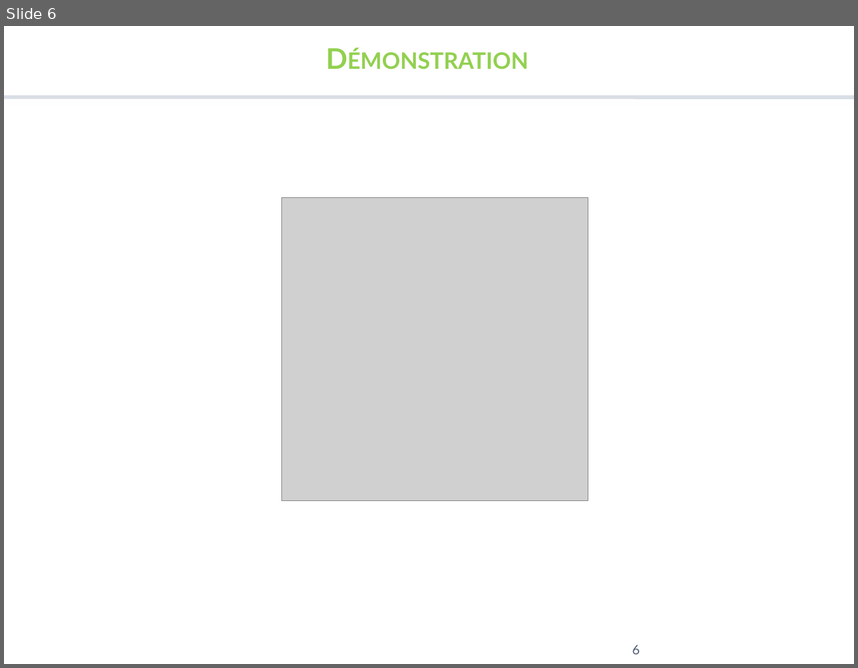
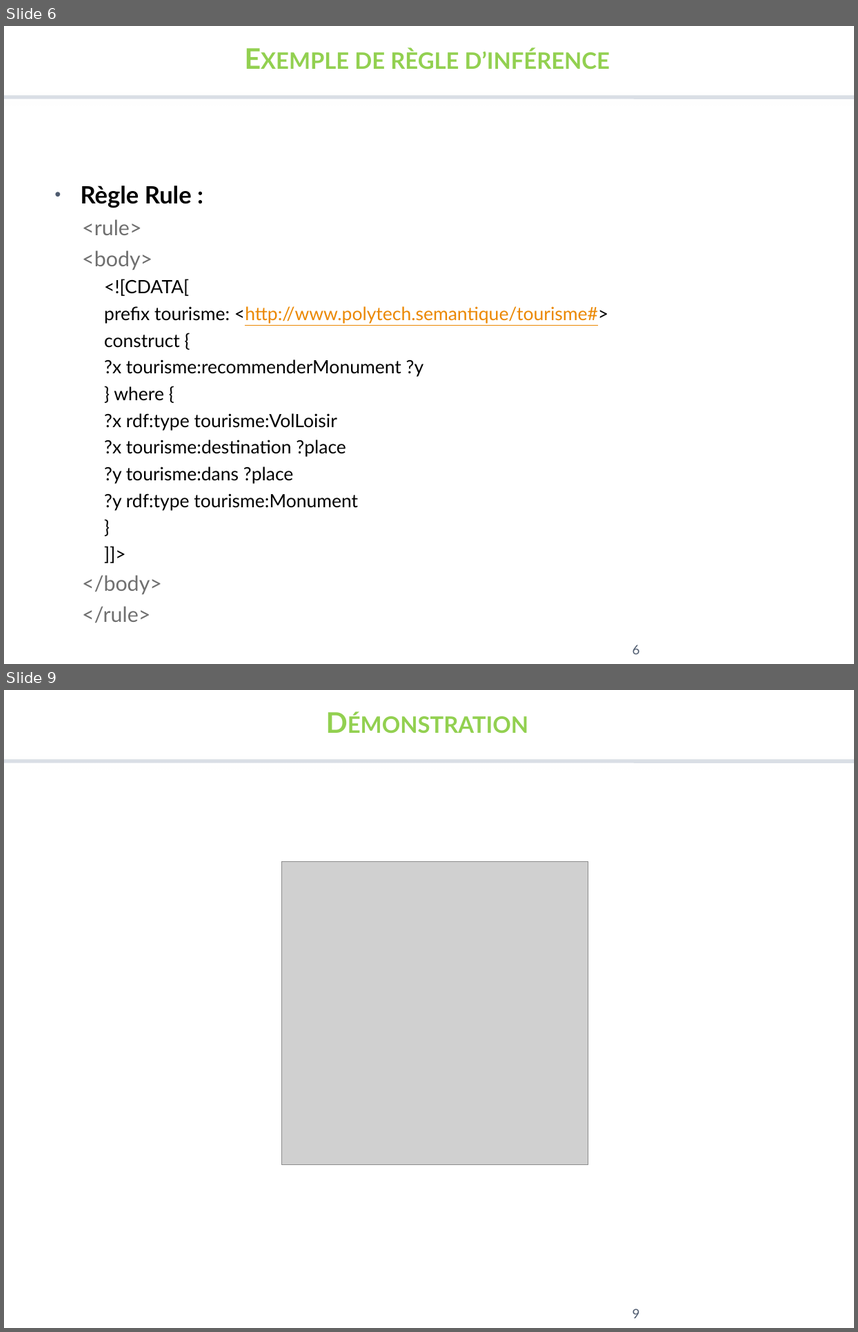
Before and after one commit to MissaouiAhmed/Web_S-mantique_Project, a slide deck: Rendu final/Presentation.pptx. Shown one above the other, each under a label of ours: slide 6 before the commit, slides 6 and 9 after it; the slides between them are not shown. The pictures are 858x668 and 858x1332 pixels, drawn with LibreOffice and Linux fonts; fonts in the diff are those of the drawing; grey boxes stand for pictures; background and template pictures are left out. Boxes give left, top, right and bottom in pixels: in the first picture for what was removed or moved away, otherwise in the second. Text is boxed around its words. In the diff, an @@ line names an element or a change of style, - is before the commit and + after.

```diff
--- a/Rendu final/Presentation.pptx
+++ b/Rendu final/Presentation.pptx
@@ slide 6 added at [4, 26, 854, 664], background #FFFFFF @@
@@ text added at [355, 49, 610, 69], 24 pt, text #92D050, bold, small capitals @@
+Exemple de règle d’inférence
@@ line added from (4, 97) to (854, 97), #D9DEE5 3.15 pt @@
@@ text added at [81, 185, 608, 623], 15.5 pt, text #000000 @@
+• Règle Rule :
+  <rule>
+  <body>
+    <![CDATA[
+    prefix tourisme: <http://www.polytech.semantique/tourisme#>
+    construct {
+    ?x tourisme:recommenderMonument ?y
+    } where {
+    ?x rdf:type tourisme:VolLoisir
+    ?x tourisme:destination ?place
+    ?y tourisme:dans ?place
+    ?y rdf:type tourisme:Monument
+    }
+    ]]>
+  </body>
+  </rule>
@@ page number added at [633, 644, 640, 654], 11 pt, text #4E5B6F @@
+6
@@ what was slide 6 is now slide 9 @@
@@ page number at [633, 1308, 640, 1318]: text changed @@
-6
+9
```
Also in this commit, not shown: 2 slides changed, 4 other slides added, 3 slides removed, 6 other files.
